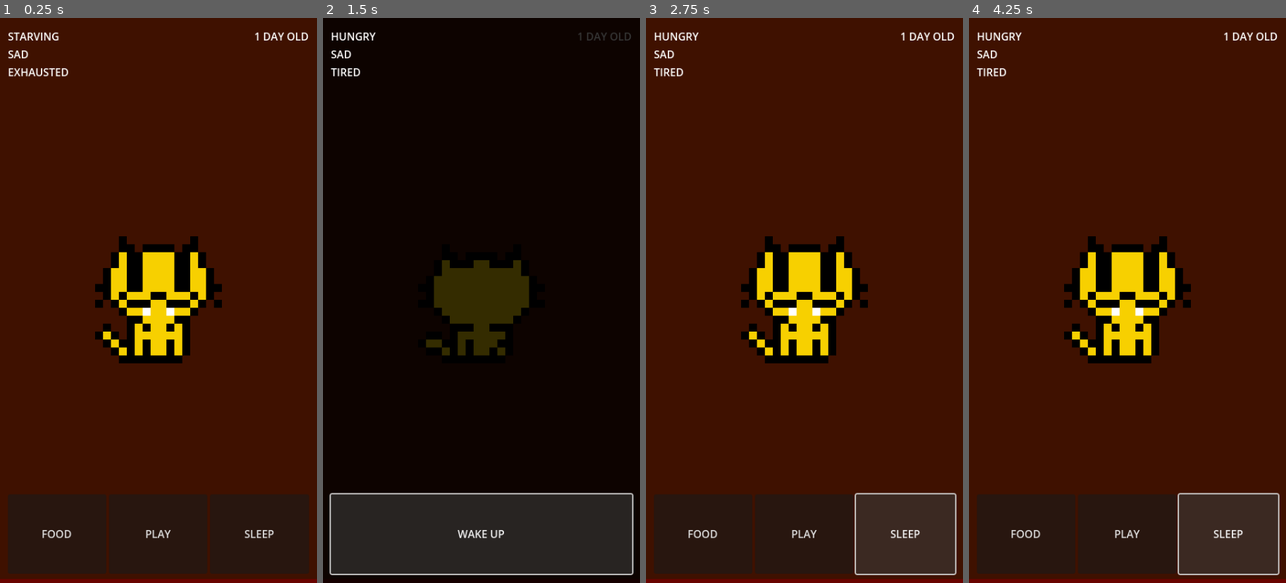
Above: before the commit, frames 1-4 (left to right).
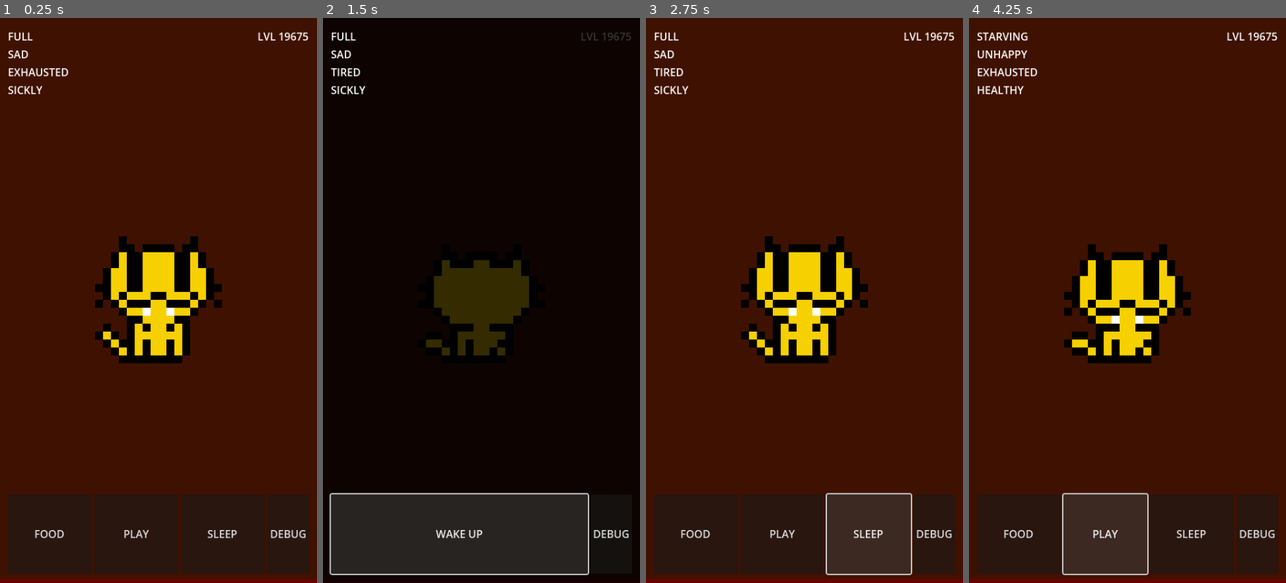
Above: after the commit, the same moments.

Repository: sneedragon/netpets
Game: Godot game, scene res://scenes/main.tscn
The game is run twice, just before and just after one commit, with the same random seed, the same clock (stepped at 60 frames per second) and the same inputs.
Inputs (mouse positions are in pixels of both pictures, inside the frame that each line leads up to):
- Up to frame 1 (0.25 s): no input
- Up to frame 2 (1.5 s): click "FOOD" at 0.5 s; click "SLEEP" at 1.25 s
- Up to frame 3 (2.75 s): click "WAKE UP" at 2 s
- Up to frame 4 (4.25 s): click (1257, 532) at 2.75 s, where only the run after the commit has a clickable "DEBUG"; click (1105, 532) at 3.5 s, where only the run after the commit has a clickable "PLAY"

The runs differ from the first frame. In frame 1, 0.9% of the frame differs, in the area x 2-98%, y 2-93%; in frame 2, 1.0%; in frame 3, 1.5%; in frame 4, 5.2%, in the area x 2-98%, y 2-99%.

Commit message:
basic offline functions & health system

Diff:
--- a/project.godot
+++ b/project.godot
@@ -11,9 +11,11 @@
 [application]
 
 config/name="netpets"
+config/description="Virtual Pet Game for Phones."
+config/version="0.0.1"
 run/main_scene="res://scenes/main.tscn"
 config/features=PackedStringArray("4.3", "Forward Plus")
-config/icon="res://icon.svg"
+config/icon="res://icon.png"
 
 [autoload]
 
--- a/scenes/main.tscn
+++ b/scenes/main.tscn
@@ -1,8 +1,12 @@
-[gd_scene load_steps=9 format=3 uid="uid://ci56mujkb447q"]
+[gd_scene load_steps=13 format=3 uid="uid://ci56mujkb447q"]
 
 [ext_resource type="Texture2D" uid="uid://bi0j445fte67a" path="res://assets/sprites/remicat.png" id="1_7agey"]
 [ext_resource type="Script" path="res://scripts/gameplay/main.gd" id="1_tiv6p"]
 [ext_resource type="Script" path="res://scripts/gameplay/pet.gd" id="2_372i7"]
+[ext_resource type="Script" path="res://scenes/offline_handler.gd" id="2_tyf2r"]
+[ext_resource type="Script" path="res://scripts/gameplay/pet_manager.gd" id="3_ssks3"]
+[ext_resource type="Script" path="res://scenes/pet_states.gd" id="4_n8fpk"]
+[ext_resource type="Script" path="res://scenes/ui_manager.gd" id="6_v5lcp"]
 
 [sub_resource type="AtlasTexture" id="AtlasTexture_2otcc"]
 atlas = ExtResource("1_7agey")
@@ -48,6 +52,9 @@
 [node name="Main" type="Node2D"]
 script = ExtResource("1_tiv6p")
 
+[node name="OfflineHandler" type="Node" parent="."]
+script = ExtResource("2_tyf2r")
+
 [node name="Room" type="Node2D" parent="."]
 
 [node name="Background" type="ColorRect" parent="Room"]
@@ -73,6 +80,12 @@
 position = Vector2(240, 426)
 script = ExtResource("2_372i7")
 
+[node name="PetManager" type="Node" parent="Pet"]
+script = ExtResource("3_ssks3")
+
+[node name="PetStates" type="Node" parent="Pet"]
+script = ExtResource("4_n8fpk")
+
 [node name="PetSprite" type="AnimatedSprite2D" parent="Pet"]
 scale = Vector2(4, 4)
 sprite_frames = SubResource("SpriteFrames_tegl6")
@@ -82,6 +95,9 @@
 frame_progress = 0.133544
 
 [node name="UI" type="Node" parent="."]
+
+[node name="UIManager" type="Node" parent="UI"]
+script = ExtResource("6_v5lcp")
 
 [node name="TopContainer" type="HBoxContainer" parent="UI"]
 offset_left = 12.0
@@ -99,20 +115,19 @@
 
 [node name="HungerMeterLabel" type="Label" parent="UI/TopContainer/MeterContainer"]
 layout_mode = 2
-text = "100"
+text = "HUNGER"
 
 [node name="HappyMeterLabel" type="Label" parent="UI/TopContainer/MeterContainer"]
 layout_mode = 2
-text = "100"
+text = "HAPPINESS"
 
 [node name="SleepMeterLabel" type="Label" parent="UI/TopContainer/MeterContainer"]
 layout_mode = 2
-text = "100"
+text = "SLEEP"
 
 [node name="HealthMeterLabel" type="Label" parent="UI/TopContainer/MeterContainer"]
-visible = false
 layout_mode = 2
-text = "100"
+text = "HEALTH"
 
 [node name="VBoxContainer" type="VBoxContainer" parent="UI/TopContainer/MeterContainer"]
 layout_mode = 2
@@ -132,9 +147,9 @@
 layout_mode = 2
 text = "999999999"
 
-[node name="AgeLabel" type="Label" parent="UI/TopContainer/TopRightContainer"]
+[node name="LevelLabel" type="Label" parent="UI/TopContainer/TopRightContainer"]
 layout_mode = 2
-text = "1 DAY OLD"
+text = "X DAYS OLD"
 
 [node name="ButtonContainer" type="HBoxContainer" parent="UI"]
 z_index = 10
@@ -163,13 +178,18 @@
 visible = false
 layout_mode = 2
 size_flags_horizontal = 3
-text = "?"
+text = "MEDICINE"
 
 [node name="SleepButton" type="Button" parent="UI/ButtonContainer"]
 layout_mode = 2
 size_flags_horizontal = 3
 text = "SLEEP"
 
-[connection signal="pressed" from="UI/ButtonContainer/FoodButton" to="." method="_on_food_button_pressed"]
-[connection signal="pressed" from="UI/ButtonContainer/PlayButton" to="." method="_on_play_button_pressed"]
-[connection signal="pressed" from="UI/ButtonContainer/SleepButton" to="." method="_on_sleep_button_pressed"]
+[node name="DEBUGBUTTON" type="Button" parent="UI/ButtonContainer"]
+layout_mode = 2
+text = "DEBUG"
+
+[connection signal="pressed" from="UI/ButtonContainer/FoodButton" to="UI/UIManager" method="_on_food_button_pressed"]
+[connection signal="pressed" from="UI/ButtonContainer/PlayButton" to="UI/UIManager" method="_on_play_button_pressed"]
+[connection signal="pressed" from="UI/ButtonContainer/SleepButton" to="UI/UIManager" method="_on_sleep_button_pressed"]
+[connection signal="pressed" from="UI/ButtonContainer/DEBUGBUTTON" to="UI/UIManager" method="_on_debugbutton_pressed"]
--- /dev/null
+++ b/scenes/offline_handler.gd
@@ -0,0 +1,55 @@
+extends Node
+
+@onready var ui_manager: Node = $"../UI/UIManager"
+@onready var pet_manager: Node = $"../Pet/PetManager"
+
+
+const QUARTER_DAY = 0.00347222
+const FULL_DAY = 0.001157407
+var time_passed
+var current_time
+
+func update_offline_stats():
+	ui_manager.light_check()
+	"""
+
+	time_progressed = ((Time.get_unix_time_from_system() - global.data["last_time"]) * QUARTER_DAY)
+	global.data["pet_stats"]["hunger"] -= time_progressedf
+	global.data["pet_stats"]["happiness"] -= time_progressed
+	sleep_progress()
+	"""
+	if not global.data.has("last_time") or global.data["last_time"] <= 0: #prevent errors
+		return
+
+	current_time = Time.get_unix_time_from_system()
+	time_passed = current_time - global.data["last_time"]
+
+	if time_passed <= 0: #prevent error
+		return
+
+	var hunger_time_to_zero = global.data["pet_stats"]["hunger"] / pet_manager.hunger_calculation()
+	var happiness_time_to_zero = global.data["pet_stats"]["happiness"] / pet_manager.happiness_calculation()
+	var sleep_rate = pet_manager.sleep_calculation()
+	var sleep_time_to_zero
+	if sleep_rate > 0:
+		sleep_time_to_zero = (global.data["pet_stats"]["sleep"] / abs(sleep_rate))
+	else:
+		sleep_time_to_zero = INF
+	var first_zero_time = min(hunger_time_to_zero, min(happiness_time_to_zero, sleep_time_to_zero))
+
+	if first_zero_time >= time_passed:
+		pet_manager.update_stats(time_passed)
+	else:
+		pet_manager.update_stats(first_zero_time)
+		var remaining_time = time_passed - first_zero_time
+		while remaining_time > 0:
+			var time_step = min(remaining_time, 1.0)
+			pet_manager.update_hunger(time_step)
+			pet_manager.update_happiness(time_step)
+			pet_manager.update_sleep(time_step)
+			var health_factor = pet_manager.health_calculation()
+			global.data["pet_stats"]["health"] -= (health_factor * time_step) + (FULL_DAY / 14)
+			remaining_time -= time_step
+	for stat in ["hunger", "happiness", "sleep", "health"]:
+		global.data["pet_stats"][stat] = clamp(global.data["pet_stats"][stat], 0, 100)
+	print("OFFLINE RESULT: ", global.data)
--- /dev/null
+++ b/scenes/pet_states.gd
@@ -0,0 +1,56 @@
+extends Node
+
+const HUNGER_STATES = [
+	{"max": 0, "value": "STARVING"},
+	{"max": 25, "value": "HUNGRY"},
+	{"max": 50, "value": "PECKISH"},
+	{"max": 75, "value": "SATISIFED"},
+	{"max": 100, "value": "FULL"},
+]
+
+func get_hunger_text():
+	for state in HUNGER_STATES:
+		if global.data["pet_stats"]["hunger"] <= state["max"]:
+			return state["value"]
+			break
+
+const HAPPINESS_STATES = [
+	{"max": 0, "value": "SAD"},
+	{"max": 25, "value": "UNHAPPY"},
+	{"max": 50, "value": "FINE"},
+	{"max": 75, "value": "HAPPY"},
+	{"max": 100, "value": "BLISSFUL"},
+]
+
+func get_happiness_text():
+	for state in HAPPINESS_STATES:
+		if global.data["pet_stats"]["happiness"] <= state["max"]:
+			return state["value"]
+			break
+
+const SLEEP_STATES = [
+	{"max": 0, "value": "EXHAUSTED"},
+	{"max": 25, "value": "TIRED"},
+	{"max": 50, "value": "RELAXED"},
+	{"max": 75, "value": "ACTIVE"},
+	{"max": 100, "value": "ENERGETIC"},
+]
+
+func get_sleep_text():
+	for state in SLEEP_STATES:
+		if global.data["pet_stats"]["sleep"] <= state["max"]:
+			return state["value"]
+			break
+
+const HEALTH_STATES = [
+	{"max": 0, "value": "SICKLY"},
+	{"max": 25, "value": "WEAK"},
+	{"max": 50, "value": "NORMAL"},
+	{"max": 75, "value": "HEALTHY"},
+	{"max": 100, "value": "VITAL"},
+]
+func get_health_text():
+	for state in HEALTH_STATES:
+		if global.data["pet_stats"]["health"] <= state["max"]:
+			return state["value"]
+			break
--- /dev/null
+++ b/scenes/ui_manager.gd
@@ -0,0 +1,72 @@
+extends Node
+
+@onready var pet_states = $"../../Pet/PetStates"
+@onready var pet_manager: Node = $"../../Pet/PetManager"
+##TopLeft UI
+@onready var hunger_meter_label: Label = $"../TopContainer/MeterContainer/HungerMeterLabel"
+@onready var happy_meter_label: Label = $"../TopContainer/MeterContainer/HappyMeterLabel"
+@onready var sleep_meter_label: Label = $"../TopContainer/MeterContainer/SleepMeterLabel"
+@onready var health_meter_label: Label = $"../TopContainer/MeterContainer/HealthMeterLabel"
+##Topright UI
+@onready var coins_label: Label = $"../TopContainer/TopRightContainer/CoinsLabel"
+@onready var power_label: Label = $"../TopContainer/TopRightContainer/PowerLabel"
+@onready var level_label: Label = $"../TopContainer/TopRightContainer/LevelLabel"
+##Buttons
+@onready var food_button: Button = $"../ButtonContainer/FoodButton"
+@onready var play_button: Button = $"../ButtonContainer/PlayButton"
+@onready var medicine_button: Button = $"../ButtonContainer/MedicineButton"
+@onready var sleep_button: Button = $"../ButtonContainer/SleepButton"
+@onready var debugbutton: Button = $"../ButtonContainer/DEBUGBUTTON"
+
+
+func update_meters():
+	hunger_meter_label.text = pet_states.get_hunger_text()
+	happy_meter_label.text = pet_states.get_happiness_text()
+	sleep_meter_label.text = pet_states.get_sleep_text()
+	health_meter_label.text = pet_states.get_health_text()
+	level_label.text = "LVL " + str(pet_manager.get_pet_level())
+
+func light_check():
+	if !global.data["light"]:
+		$"../../Room/Darkness".show()
+		sleep_button.text = "WAKE UP"
+		food_button.hide()
+		play_button.hide()
+		##medicine_button.hide()
+	else:
+		$"../../Room/Darkness".hide()
+		sleep_button.text = "SLEEP"
+		food_button.show()
+		play_button.show()
+		##medicine_button.show()
+
+
+
+func _on_food_button_pressed() -> void:
+	global.data["pet_stats"]["hunger"] += 25
+
+func _on_play_button_pressed() -> void:
+	global.data["pet_stats"]["happiness"] += 25
+
+func _on_sleep_button_pressed() -> void:
+	if global.data["light"]:
+		global.data["light"] = false
+		$"../../Room/Darkness".show()
+		sleep_button.text = "WAKE UP"
+		food_button.hide()
+		play_button.hide()
+		##medicine_button.hide()
+	else:
+		global.data["light"] = true
+		$"../../Room/Darkness".hide()
+		sleep_button.text = "SLEEP"
+		food_button.show()
+		play_button.show()
+		##medicine_button.show()
+
+
+func _on_debugbutton_pressed() -> void:
+	global.data["pet_stats"]["hunger"] = 0
+	global.data["pet_stats"]["happiness"] = 0
+	global.data["pet_stats"]["sleep"] = 0
+	global.data["pet_stats"]["health"] = 50.01
--- a/scripts/gameplay/main.gd
+++ b/scripts/gameplay/main.gd
@@ -4,145 +4,24 @@
 var time_progressed
 const QUARTER_DAY = 0.00347222
 
+@onready var ui_manager = $UI/UIManager
+@onready var pet_manager = $Pet/PetManager
+@onready var offline_handler = $OfflineHandler
+
 func _ready() -> void:
 	global.load_data()
-	progress_time()
+	offline_handler.update_offline_stats()
 	global.save_data()
 
 func _process(delta: float) -> void:
 	update_time(delta)
-	update_hunger(delta)
-	update_happiness(delta)
-	update_sleep(delta)
-	update_health()
-	update_meters()
+	pet_manager.update_stats(delta)
+	ui_manager.update_meters()
 	if save_timer >= 5.0 :
 		global.save_data()
 		save_timer = 0.0
 		print("Data saved")
 
-func progress_time():
-	light_check()
-	time_progressed = ((Time.get_unix_time_from_system() - global.data["last_time"]) * QUARTER_DAY)
-	global.data["pet_stats"]["hunger"] -= time_progressed
-	global.data["pet_stats"]["happiness"] -= time_progressed
-	sleep_progress()
-
-func sleep_progress():
-	if global.data["light"]:
-		global.data["pet_stats"]["sleep"] -= (time_progressed / 2)
-	elif !global.data["light"]:
-		global.data["pet_stats"]["sleep"] += (time_progressed)
-
 func update_time(delta : float):
 	save_timer += delta
 	global.data["last_time"] = Time.get_unix_time_from_system()
-
-func update_hunger(delta : float):
-	global.data["pet_stats"]["hunger"] -= (delta * QUARTER_DAY)
-	global.data["pet_stats"]["hunger"] = clamp(global.data["pet_stats"]["hunger"], 0, 100)
-	hunger_states_text()
-
-
-func update_happiness(delta):
-	global.data["pet_stats"]["happiness"] -= (delta * QUARTER_DAY)
-	global.data["pet_stats"]["happiness"] = clamp(global.data["pet_stats"]["happiness"], 0, 100)
-	happiness_states_text()
-
-func update_sleep(delta):
-	if global.data["light"]:
-		global.data["pet_stats"]["sleep"] -= (delta * 0.00173611)
-	elif !global.data["light"]:
-		global.data["pet_stats"]["sleep"] += (delta * 0.00173611 * 2)
-	global.data["pet_stats"]["sleep"] = clamp(global.data["pet_stats"]["sleep"], 0, 100)
-	sleep_states_text()
-
-func update_health():
-	pass
-
-const HUNGER_STATES = [
-	{"max": 0, "value": "STARVING"},
-	{"max": 25, "value": "HUNGRY"},
-	{"max": 50, "value": "PECKISH"},
-	{"max": 75, "value": "SATISIFED"},
-	{"max": 100, "value": "FULL"},
-]
-var hunger_text : String
-
-func hunger_states_text():
-	for state in HUNGER_STATES:
-		if global.data["pet_stats"]["hunger"] <= state["max"]:
-			hunger_text = state["value"]
-			break
-
-const HAPPINESS_STATES = [
-	{"max": 0, "value": "SAD"},
-	{"max": 25, "value": "UNHAPPY"},
-	{"max": 50, "value": "FINE"},
-	{"max": 75, "value": "HAPPY"},
-	{"max": 100, "value": "BLISSFUL"},
-]
-var happiness_text : String
-
-func happiness_states_text():
-	for state in HAPPINESS_STATES:
-		if global.data["pet_stats"]["happiness"] <= state["max"]:
-			happiness_text = state["value"]
-			break
-
-const SLEEP_STATES = [
-	{"max": 0, "value": "EXHAUSTED"},
-	{"max": 25, "value": "TIRED"},
-	{"max": 50, "value": "RELAXED"},
-	{"max": 75, "value": "ACTIVE"},
-	{"max": 100, "value": "ENERGETIC"},
-]
-var sleep_text : String
-
-func sleep_states_text():
-	for state in SLEEP_STATES:
-		if global.data["pet_stats"]["sleep"] <= state["max"]:
-			sleep_text = state["value"]
-			break
-
-func update_meters():
-	$UI/TopContainer/MeterContainer/HungerMeterLabel.text = hunger_text
-	$UI/TopContainer/MeterContainer/HappyMeterLabel.text = happiness_text
-	$UI/TopContainer/MeterContainer/SleepMeterLabel.text = sleep_text
-	$UI/TopContainer/MeterContainer/HealthMeterLabel.text = "HEALTH: " + str(int(global.data["pet_stats"]["health"]))
-
-func _on_food_button_pressed() -> void:
-	global.data["pet_stats"]["hunger"] += 25
-
-func _on_play_button_pressed() -> void:
-	global.data["pet_stats"]["happiness"] += 25
-
-func _on_sleep_button_pressed() -> void:
-	if global.data["light"]:
-		global.data["light"] = false
-		$Room/Darkness.show()
-		$UI/ButtonContainer/SleepButton.text = "WAKE UP"
-		$UI/ButtonContainer/FoodButton.hide()
-		$UI/ButtonContainer/PlayButton.hide()
-		$UI/ButtonContainer/MedicineButton.hide()
-	else:
-		global.data["light"] = true
-		$Room/Darkness.hide()
-		$UI/ButtonContainer/SleepButton.text = "SLEEP"
-		$UI/ButtonContainer/FoodButton.show()
-		$UI/ButtonContainer/PlayButton.show()
-		##$UI/ButtonContainer/MedicineButton.show()
-
-func light_check():
-	if !global.data["light"]:
-		$Room/Darkness.show()
-		$UI/ButtonContainer/SleepButton.text = "WAKE UP"
-		$UI/ButtonContainer/FoodButton.hide()
-		$UI/ButtonContainer/PlayButton.hide()
-		$UI/ButtonContainer/MedicineButton.hide()
-	else:
-		$Room/Darkness.hide()
-		$UI/ButtonContainer/SleepButton.text = "SLEEP"
-		$UI/ButtonContainer/FoodButton.show()
-		$UI/ButtonContainer/PlayButton.show()
-		##$UI/ButtonContainer/MedicineButton.show()
--- /dev/null
+++ b/scripts/gameplay/pet_manager.gd
@@ -0,0 +1,59 @@
+extends Node
+const QUARTER_DAY = 0.00347222
+const FULL_DAY = 0.001157407
+
+func update_stats(delta : float):
+	update_hunger(delta)
+	update_happiness(delta)
+	update_sleep(delta)
+	update_health(delta)
+
+func update_hunger(delta : float):
+	global.data["pet_stats"]["hunger"] -= (delta * hunger_calculation())
+	global.data["pet_stats"]["hunger"] = clamp(global.data["pet_stats"]["hunger"], 0, 100)
+
+func hunger_calculation():
+	return QUARTER_DAY
+
+
+func update_happiness(delta):
+	global.data["pet_stats"]["happiness"] -= (delta * happiness_calculation())
+	global.data["pet_stats"]["happiness"] = clamp(global.data["pet_stats"]["happiness"], 0, 100)
+
+func happiness_calculation():
+	return QUARTER_DAY
+
+func update_sleep(delta):
+	global.data["pet_stats"]["sleep"] -= (delta * sleep_calculation())
+	global.data["pet_stats"]["sleep"] = clamp(global.data["pet_stats"]["sleep"], 0, 100)
+
+func sleep_calculation():
+	var sleep_rate
+	if global.data["light"]:
+		sleep_rate = QUARTER_DAY
+	elif !global.data["light"]: #if lights are off, sleep bar up
+		sleep_rate = -(QUARTER_DAY * 2)
+	return sleep_rate
+
+func update_health(delta):
+	health_calculation()
+	global.data["pet_stats"]["health"] -= (health_calculation() * delta) + (FULL_DAY / 14)
+	global.data["pet_stats"]["health"] = clamp(global.data["pet_stats"]["health"], 0, 100)
+
+func health_calculation():
+	var health_factor = 1.0
+	var health = global.data["pet_stats"]["health"]
+	var hunger = global.data["pet_stats"]["hunger"]
+	var sleep = global.data["pet_stats"]["sleep"]
+	var happiness = global.data["pet_stats"]["happiness"]
+	if hunger == 0:
+		health_factor *= (1 + (FULL_DAY / 2))
+	if happiness == 0:
+		health_factor *= (1 + (FULL_DAY / 4))
+	if sleep == 0:
+		health_factor *= (1 + (FULL_DAY / 2))
+	health_factor -= 1
+	return health_factor
+
+func get_pet_level():
+	return floor((Time.get_unix_time_from_system() - global.data["pet_stats"]["birth_time"]) / 86400)
--- a/scripts/utils/global.gd
+++ b/scripts/utils/global.gd
@@ -6,7 +6,7 @@
 	"last_time" : 0,
 	"light" : true,
 	"coins" : 0,
-		"pet_stats" : {
+	"pet_stats" : {
 		"birth_time" : 0.0,
 		"age" : 0.0,
 		"hunger" : 100.0,
@@ -27,6 +27,7 @@
 	file.store_var(game_data)
 	file.close()
 	print("Saved to ", ProjectSettings.globalize_path(path))
+	print(data)
 
 func load_data() -> void:
 	print("loading data")
Binary file added: icon.png
Not shown, added: icon.png.import
